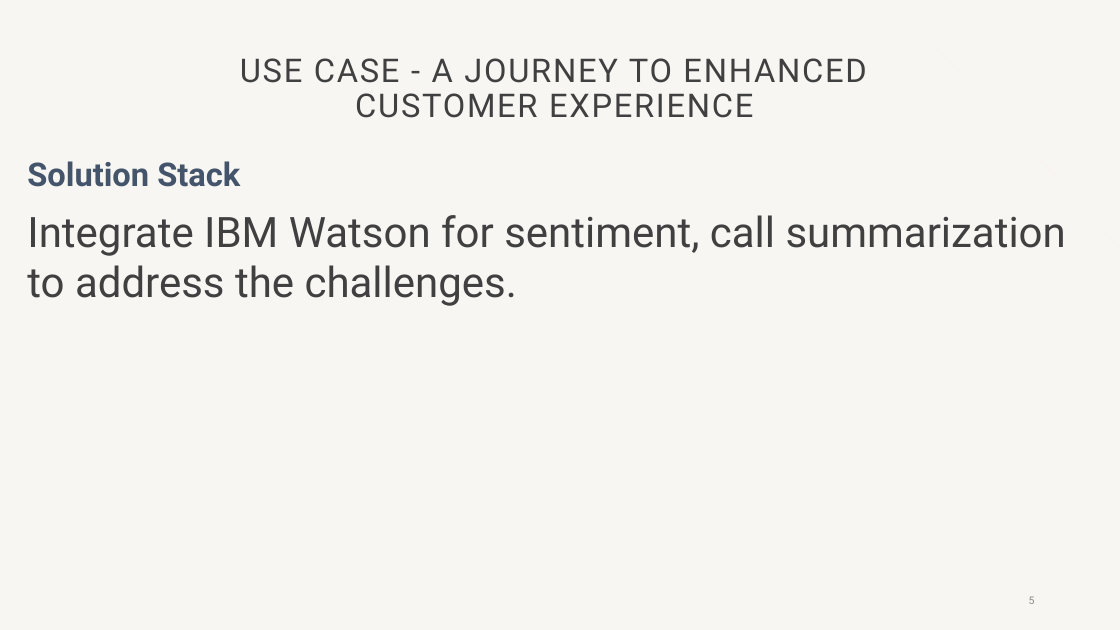
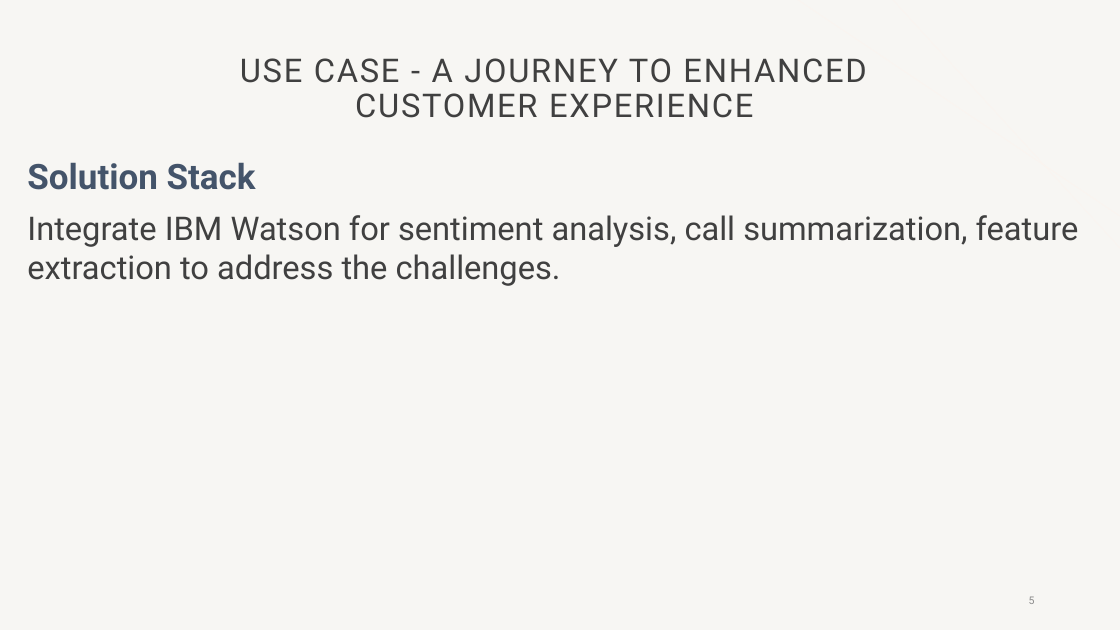
Before and after one commit to meanirban100/IBM-Watsonx-Hackathon, a slide deck: slide 5 of IBM-Watson-Presentation.pptx. Drawn at 1120x630 pixels with LibreOffice and Linux fonts; fonts in the diff are those of the drawing; background and template pictures are left out. Boxes give left, top, right and bottom in pixels: in the first picture for what was removed or moved away, otherwise in the second. Text is boxed around its words. In the diff, an @@ line names an element or a change of style, - is before the commit and + after.

```diff
--- a/IBM-Watson-Presentation.pptx
+++ b/IBM-Watson-Presentation.pptx
@@ text at (27,162,256,190): size 28 to 30 pt in "Solution Stack" @@
@@ text at (27,215,1079,286): text changed; size 36 to 28 pt @@
-Integrate IBM Watson for sentiment, call summarization to address the challenges.
+Integrate IBM Watson for sentiment analysis, call summarization, feature extraction to address the challenges.
```
Also in this commit, not shown: 9 other slides changed, 8 slides added, 4 slides removed, 11 other files.
